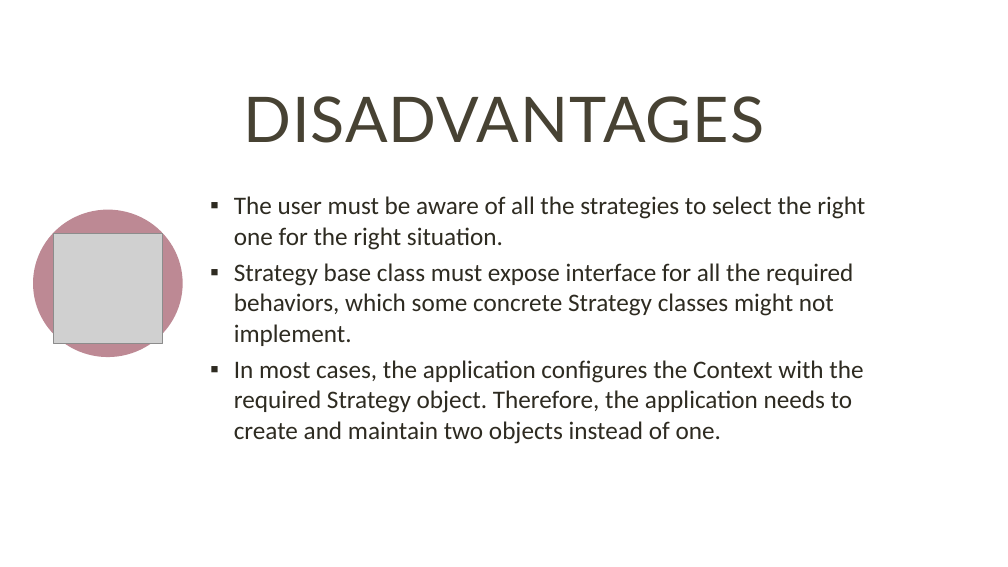
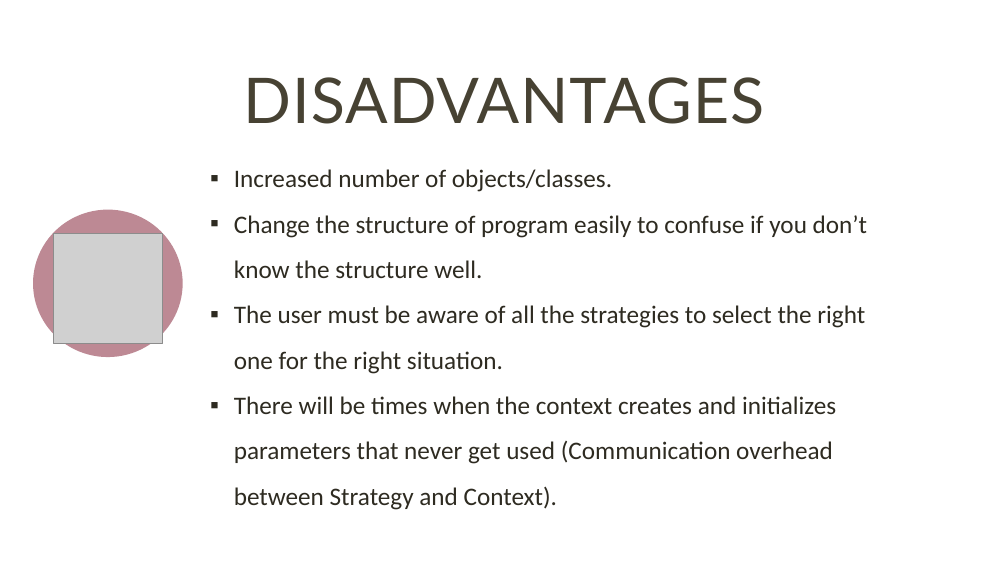
Before and after one commit to ntninh18/crossy-road, a slide deck: slide 19 of seminar/StrategyPattern.pptx. Drawn at 1008x567 pixels with LibreOffice and Linux fonts; fonts in the diff are those of the drawing; grey boxes stand for pictures. Boxes give left, top, right and bottom in pixels: in the first picture for what was removed or moved away, otherwise in the second. Text is boxed around its words. In the diff, an @@ line names an element or a change of style, - is before the commit and + after.

```diff
--- a/seminar/StrategyPattern.pptx
+++ b/seminar/StrategyPattern.pptx
@@ title "DISADVANTAGES": place and size @@
-title "DISADVANTAGES" at bbox=[243, 96, 764, 143]
+title "DISADVANTAGES" at bbox=[243, 77, 764, 124]
@@ text "Increased number of objects/classes.": place and size @@
-text "Increased number of objects/classes." at bbox=[234, 196, 865, 444]
+text "Increased number of objects/classes." at bbox=[234, 169, 867, 510]
@@ text at bbox=[234, 169, 867, 278]: paragraphs added @@
+▪ Increased number of objects/classes.
+▪ Change the structure of program easily to confuse if you don’t know the structure well.
@@ text at bbox=[234, 305, 865, 374]: line spacing 1 to 1.5 @@
@@ text at bbox=[234, 396, 836, 510]: text changed @@
-▪ Strategy base class must expose interface for all the required behaviors, which some concrete Strategy classes might not implement.
-▪ In most cases, the application configures the Context with the required Strategy object. Therefore, the application needs to create and maintain two objects instead of one.
+▪ There will be times when the context creates and initializes parameters that never get used (Communication overhead between Strategy and Context).
```
Also in this commit, not shown: 2 slides added, 1 slide removed.
